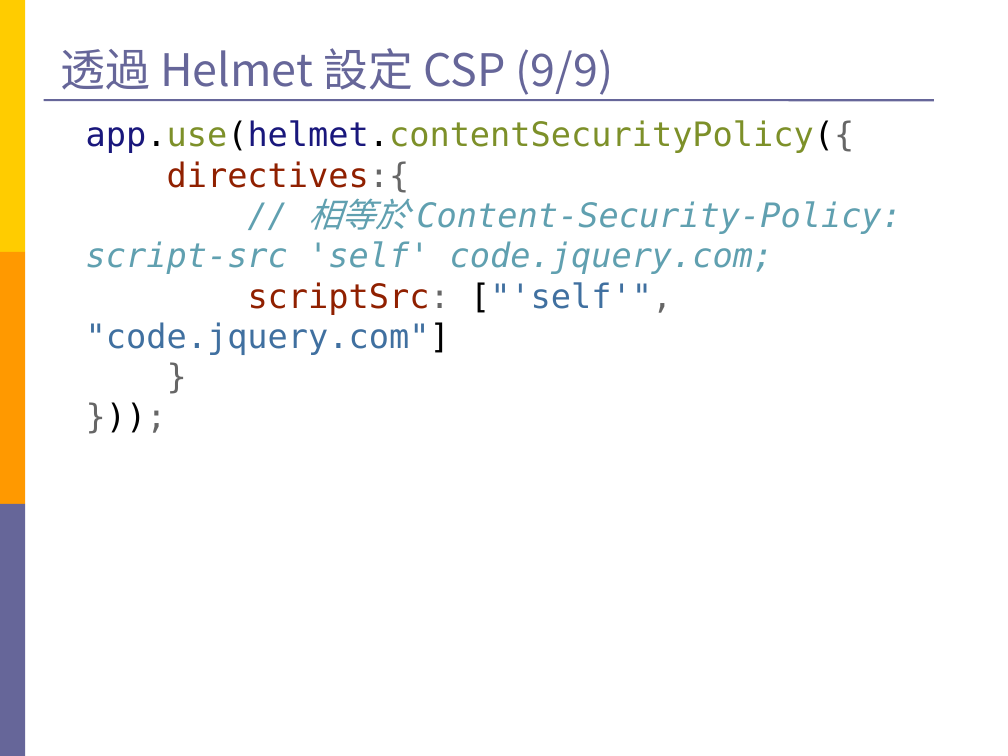
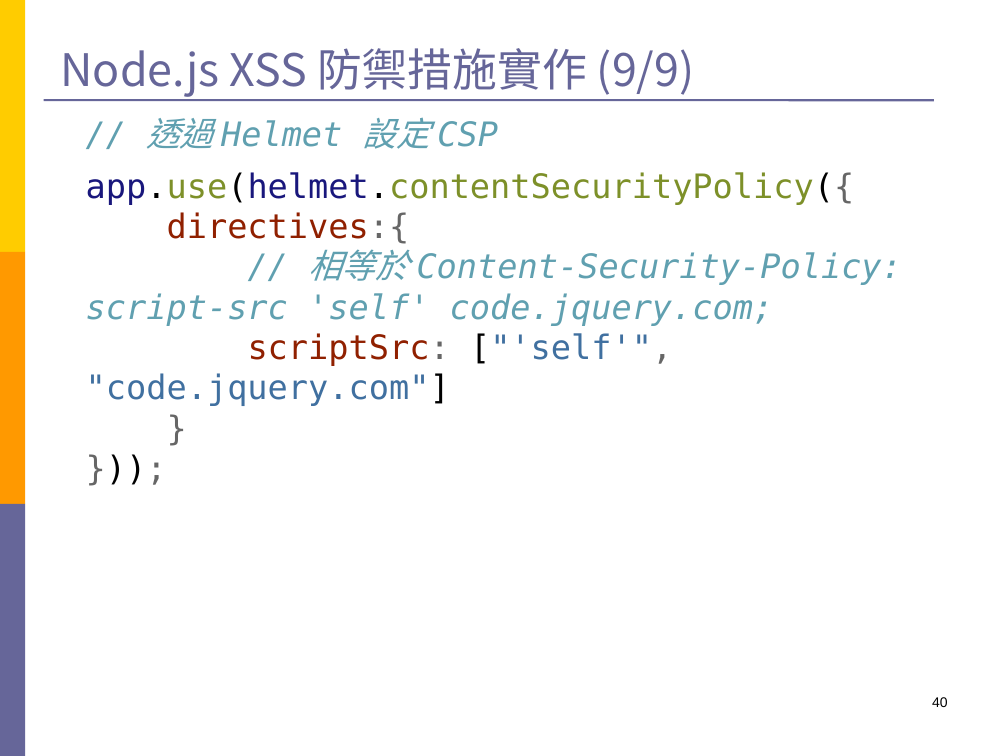
Before and after one commit to Still34/nodejs-security-course, a slide deck: slide 40 of export/nodejs-master-file.pptx (slide 49 before the commit). Drawn at 1008x756 pixels with LibreOffice and Linux fonts; fonts in the diff are those of the drawing. Boxes give left, top, right and bottom in pixels: in the first picture for what was removed or moved away, otherwise in the second. Text is boxed around its words. In the diff, an @@ line names an element or a change of style, - is before the commit and + after.

```diff
--- a/export/nodejs-master-file.pptx
+++ b/export/nodejs-master-file.pptx
@@ title at (60,48,695,97): text changed @@
-透過 Helmet 設定 CSP (9/9)
+Node.js XSS 防禦措施實作 (9/9)
@@ text at (146,117,498,149): paragraph added @@
+// 透過 Helmet 設定 CSP
@@ page number added at (932,697,948,707), 10 pt, text #000000 @@
+40
```
Also in this commit, not shown: 57 other slides changed, 4 slides added, 15 slides removed.
